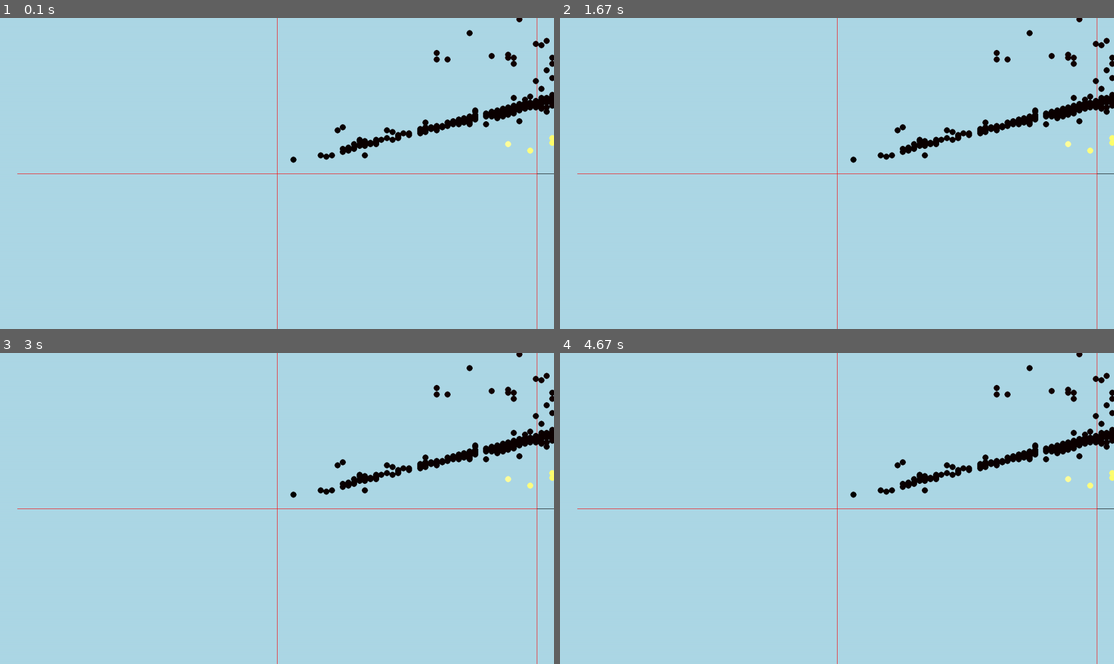
Above: before the commit, frames 1-4 (two rows, left to right).
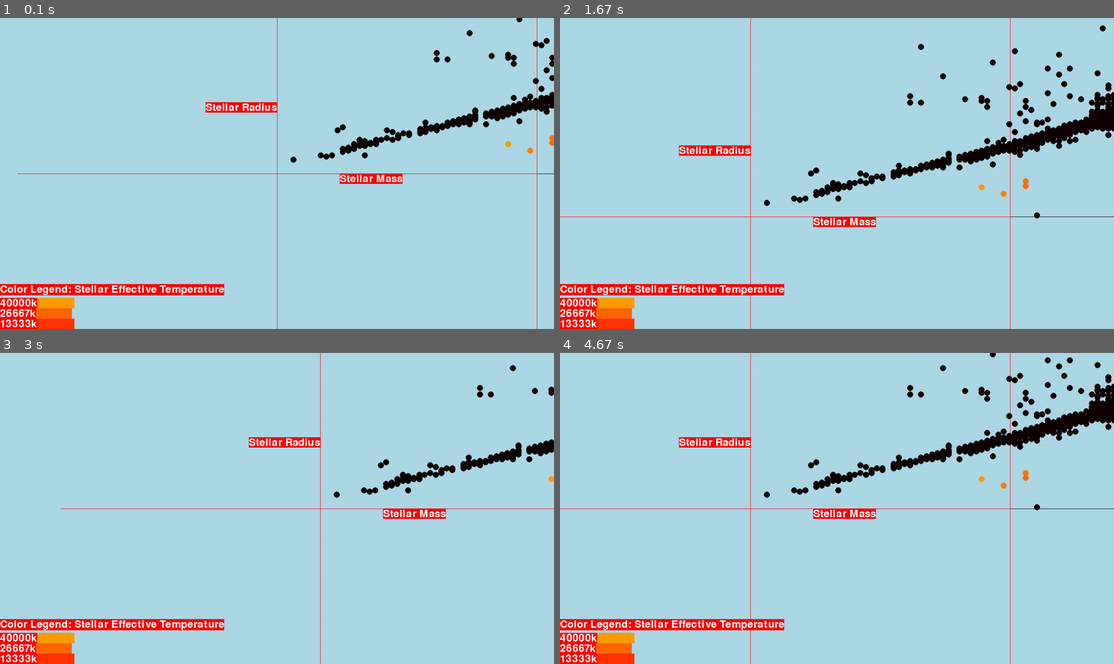
Above: after the commit, the same moments.

Repository: Saccharine-Coal/Pygame-Interactive-Graph
Game: pygame game, started from pygame_graph.py
The game is run twice, just before and just after one commit, with the same random seed, the same clock (stepped at 60 frames per second) and the same inputs.
Inputs:
- Up to frame 1 (0.1 s): no input
- Up to frame 2 (1.67 s): hold D 0.33-0.8 s; hold W 0.83-1.3 s; hold D from 1.33 s (still down)
- Up to frame 3 (3 s): release D at 1.8 s; hold A 1.83-2.37 s; hold S 2.4-2.87 s; hold A from 2.9 s (still down)
- Up to frame 4 (4.67 s): release A at 3.37 s; hold W 3.4-3.87 s; hold D 3.9-4.53 s; hold S from 4.57 s (still down)

The runs differ from the first frame. In frame 1, 3.7% of the frame differs, in the area x 0-100%, y 27-100%; in frame 2, 9.4%, in the area x 0-100%, y 0-100%; in frame 3, 6.8%; in frame 4, 9.2%.

Commit message:
Add files via upload

Diff:
--- a/pygame_graph.py
+++ b/pygame_graph.py
@@ -4,9 +4,20 @@
 
 from os import sys
 
-# Settings
+# GENERAL SETTINGS
 WIDTH, HEIGHT = 1280, 720
 FPS = 60
+
+# FONT
+FONTTYPE = 'freesansbold.ttf'
+FONTSIZE = 24
+
+# PLOT SETTINGS
+AXISLENGTH = 30000
+AXISCOLOR = (0, 0, 0)
+TICKS = 50
+TICKCOLOR = (255, 0, 0)
+POINTSIZE = 7
 
 class Game:
     def __init__(self):
@@ -14,7 +25,9 @@
         self.screen = pg.display.set_mode((WIDTH, HEIGHT))
         self.clock = pg.time.Clock()
         pg.key.set_repeat(500, 100)
-        self.font = pg.font.Font('freesansbold.ttf', 24)
+        self.font = pg.font.Font(FONTTYPE, FONTSIZE)
+
+    # MAIN LOOP ---------------------------------------
 
     def new(self):
         self.init()
@@ -34,32 +47,88 @@
                 pg.quit()
                 sys.exit()
             if event.type == pg.KEYDOWN:
+                self.up = True
                 if event.key == pg.K_ESCAPE:
                     pg.quit()
                     sys.exit()
+                if event.key == pg.K_w:
+                    self.graph.center = (self.graph.center[0], self.graph.center[1]+100)
+                if event.key == pg.K_s:
+                    self.graph.center = (self.graph.center[0], self.graph.center[1]-100)
+                if event.key == pg.K_d:
+                    self.graph.center = (self.graph.center[0]-100, self.graph.center[1])
+                if event.key == pg.K_a:
+                    self.graph.center = (self.graph.center[0]+100, self.graph.center[1])
+            if event.type == pg.MOUSEBUTTONDOWN:
+                if event.button == 1:
+                    # Left click
+                    for point in self.graph.object_points:
+                        if point.rect.collidepoint(self.mpos):
+                            self.window1 = True
+                            text_list = point.__str__(False)
+                            self.render_text(text_list)
+                if event.button == 3:
+                    # Right Click
+                    self.m_up = pg.mouse.get_pos()
+                if event.button == 4:
+                    # Scroll wheel up
+                    self.graph.update(0.10)
+                if event.button == 5:
+                    # Scroll wheel down
+                    self.graph.update(-0.10)
+
+            if event.type == pg.MOUSEBUTTONUP:
+                if event.button == 3:
+                    # Right Click
+                    self.m_down = pg.mouse.get_pos()
+                    self.drag_scroll()
+
+    def render_text(self, text_list):
+        self.text_surfaces = []
+        # Renders text lines as font.render can only render 1 line of text.
+        for text in text_list:
+            self.text_surfaces.append(self.font.render(text, True, (255, 255, 255), (255, 0, 0)))
 
     def init(self):
+        self.up = False
         self.graph = Graph(self.screen, 'PS_2020.11.24_15.36.44(VALUES)')
-        self.graph.new(30000, 50, "Stellar Mass", "Stellar Radius", "Stellar Effective Temperature", 7)
+        self.graph.new(AXISLENGTH, TICKS, "Stellar Mass", "Stellar Radius",
+            "Stellar Effective Temperature", POINTSIZE
+        )
+        # Window
+        self.window1 = False
+        self.tl = self.screen.get_rect().topleft
+        #self.graph.center = self.screen.get_rect().bottomleft
 
     def update(self):
         # FPS
+        self.mpos = pg.mouse.get_pos()
         pg.display.set_caption("{:.2f}".format(self.clock.get_fps()))
+        if self.up:
+            self.graph.update()
+            self.up = False
 
     def draw(self):
         # Draw
         self.screen.fill(pg.color.Color("Light Blue"))
-        self.graph.draw_axis()
-        self.graph.draw_points(3)
+        self.graph.draw()
         # UI
-        mpos = pg.mouse.get_pos()
+        if self.window1:
+            for i, surface in enumerate(self.text_surfaces):
+                pos = (self.tl[0], self.tl[1]+(i*surface.get_rect().h))
+                self.screen.blit(surface, pos)
         for point in self.graph.object_points:
-            if point.rect.collidepoint(mpos):
+            if point.rect.collidepoint(self.mpos):
                 text = self.font.render(point.dict["Planet Name"], True, (255, 255, 255), (255, 0, 0))
                 text_rect = text.get_rect()
-                self.screen.blit(text, mpos)
+                self.screen.blit(text, self.mpos)
                 break
         pg.display.flip()
+
+    def drag_scroll(self):
+        self.m_rel = (-self.m_up[0]+self.m_down[0], -self.m_up[1]+self.m_down[1])
+        self.graph.center = (self.graph.center[0]+self.m_rel[0], self.graph.center[1]+self.m_rel[1])
+        self.up = True
 
 class Graph:
     def __init__(self, screen, filename):
@@ -67,34 +136,45 @@
         self.screen = screen
         self.center = self.screen.get_rect().center
         self.data_list = csv_to_listed_dict(filename)
+        # Font
+        self.font = pg.font.Font(FONTTYPE, FONTSIZE)
+
+    # MAIN LOOP ---------------------------------------
 
     def new(self, axis_length, ticks, x_axis_type, y_axis_type, color_type, size=3):
+        # Group init functions
         self.init_axis(axis_length, ticks, x_axis_type, y_axis_type, color_type)
         self.init_objects(size)
 
-    def update(self):
+    def update(self, axis_change=0):
         # Group update functions
-        foo = 0
+        axis_length = self.axis_length +(self.axis_length * axis_change)
+        if axis_length > 0:
+            self.init_axis(axis_length, self.ticks, self.data_types[0], self.data_types[1], self.color_type)
+            self.init_objects(self.size)
 
     def draw(self):
         # Group draw functions
-        foo = 0
+        self.screen.fill(pg.color.Color("Light Blue"))
+        self.draw_axis()
+        self.draw_points(3)
+        self.legend()
+        # Axis titles
+        self.axis_titles()
 
     # INIT -------------------------------
 
-    def init_surface(self, surface_dim):
-        self.surface = pg.Surface((surface_dim, surface_dim))
-
     def minmax(self, data_type):
-        # Sorts lists of planets based on a data type and returns min, and max values for the list
+        # Sorts list and returns min, max value for inputed data type
         sorted_list = sorted(self.data_list, key=lambda planet: planet.get(data_type))
         min_val, max_val = sorted_list[0], sorted_list[-1]
         return (min_val, max_val)
 
     def init_axis(self, axis_length, ticks, x_axis_type, y_axis_type, color_type):
         # Initialize axis lengths and tick intervals which is dependent on the data set
+        self.axis_length = axis_length
         self.data_types = [x_axis_type, y_axis_type]
-        self.ticks_length, self.ticks = axis_length/50, ticks
+        self.ticks_length, self.ticks, self.color_type = axis_length/50, ticks, color_type
         self.tick_interval = int(axis_length/ticks)
         self.x_axis = (self.center[0]+axis_length, self.center[1])
         self.y_axis = (self.center[0], self.center[1]-axis_length)
@@ -106,7 +186,21 @@
         self.y_scale = axis_length/y_max
         self.color_scale = color_max /3
 
+
+    def axis_titles(self):
+        self.render_text(self.data_types)
+        for i, surface in enumerate(self.text_surfaces):
+            h, w = surface.get_rect().h, surface.get_rect().w
+            if i == 0:
+                pos = (self.center[0]+w, self.center[1])
+            else:
+                pos = (self.center[0]-w, self.center[1]-w)
+            self.screen.blit(surface, pos)
+
+
     def init_objects(self, size):
+        # Listed_dict -> Star objects -> List of Star objects
+        self.size = size
         self.object_points = []
         for planet in self.data_list:
             pos = (int(planet[self.data_types[0]]*self.x_scale), -int(planet[self.data_types[1]]*self.y_scale))
@@ -120,14 +214,14 @@
 
     def draw_axis(self):
         points = [self.y_axis, self.center, self.x_axis]
-        pg.draw.lines(self.screen, (0, 0, 0), False, points)
+        pg.draw.lines(self.screen, AXISCOLOR, False, points)
         for i in range(0, self.ticks+1):
             pos = self.tick_interval*i
-            # x-axis
-            pg.draw.line(self.screen, (255, 0, 0), (self.center[0]+pos, self.center[1]+self.ticks_length),
+            # x-axis ticks
+            pg.draw.line(self.screen, TICKCOLOR , (self.center[0]+pos, self.center[1]+self.ticks_length),
                 (self.center[0]+pos, self.center[1]-self.ticks_length))
-            # y-axis
-            pg.draw.line(self.screen, (255, 0, 0), (self.center[0]+self.ticks_length, self.center[1]-pos),
+            # y-axis ticks
+            pg.draw.line(self.screen, TICKCOLOR , (self.center[0]+self.ticks_length, self.center[1]-pos),
                 (self.center[0]-self.ticks_length, self.center[1]-pos))
 
     def draw_points(self, size=2):
@@ -136,12 +230,38 @@
             c = self.color(planet.dict["Stellar Effective Temperature"])
             pg.draw.circle(self.screen, c, (planet.x, planet.y), planet.rect_radius)
 
+    def legend(self):
+        # blits a legend onto the screen
+        center = self.screen.get_rect().bottomleft
+        text_list = []
+        for i in range(0, 3):
+            text_list.append(str(round(self.color_scale*(i+1)))+'k')
+        text_list.append('Color Legend: Stellar Effective Temperature')
+        self.render_text(text_list)
+        for i, surface in enumerate(self.text_surfaces):
+            h, w = surface.get_rect().h, surface.get_rect().w
+            pos = (center[0], center[1]-((i+1)*h))
+            self.screen.blit(surface, pos)
+            if i == len(self.text_surfaces)-1:
+                break
+            c = self.color((i+1)*self.color_scale)
+            offset = (pos[0]+w, pos[1])
+            color_surface = pg.Rect(offset, (w, h))
+            pg.draw.rect(self.screen, c, color_surface)
+
+    def render_text(self, text_list):
+        # Renders text lines as font.render can only render 1 line of text.
+        self.text_surfaces = []
+        for text in text_list:
+            self.text_surfaces.append(self.font.render(text, True, (255, 255, 255), (255, 0, 0)))
+
     def color(self, temperature):
+        # Color scale function that maps input through (0, 0, 0) -> (255, 255, 255)
         cs = self.color_scale
         i = temperature / (255)
         if temperature >= 2*cs:
             c = (255, 255, i)
-        elif temperature >= cs:
+        if temperature >= cs:
             c = (255, i, 0)
         else:
             c = (i, 0, 0)
@@ -150,6 +270,7 @@
 
 class InteractableObject:
     """Class for mouse interactable elements on the screen."""
+    # Will refactor functions into this class
     def __init__(self, x, y, rect_radius):
         # Center a rect object about the given x, y
         self.x, self.y, self.rect_radius = x, y, rect_radius
@@ -159,34 +280,40 @@
 
 
 class Star(InteractableObject):
-    """Class to store star specific methods and properties. Child of MassObject."""
+    """Class to store star specific methods and properties. Child of InteractableObject."""
     def __init__(self, name, temperature, radius, mass, x, y, rect_radius):
         self.name = name
         self.temperature = temperature
         super().__init__(x, y, rect_radius)
+        self.x, self.y = x, y
         self.dict = {"Planet Name": name,
                             "Stellar Effective Temperature": temperature,
                             "Stellar Radius": radius,
                             "Stellar Mass": mass
                         }
 
-#     def __repr__(self):
-#         return self.dict
-
-    def __str__(self):
+    def __repr__(self):
+        return self.dict
+
+    def __str__(self, formatted=True):
         string = ''
-        for key in self.dict:
-            string += f'{key}: {self.dict.get(key)} |'
+        if formatted:
+            for key in self.dict:
+                    string += f'{key}: {self.dict.get(key)} |'
+        else:
+            string = []
+            for key in self.dict:
+                string.append(f'{key}: {self.dict.get(key)}')
         return string
 
 
 
 def csv_to_listed_dict(filename):
     # list of dict objs with planet name as keys such that
-    # [list of planets] = [{"Planet Name":
-    #                       {"Stellar Effective Temperature": val},
-    #                       {"Stellar Radius": val},
-    #                       {"Stellar Mass": val}
+    # [list of planets] = [{"Planet Name": val,
+    #                       "Stellar Effective Temperature": val,
+    #                       "Stellar Radius": val,
+    #                       "Stellar Mass": val
     #                     }]
     with open(f'{filename}.csv') as csvfile:
         csv_dict_reader = csv.DictReader(csvfile, delimiter=',')
